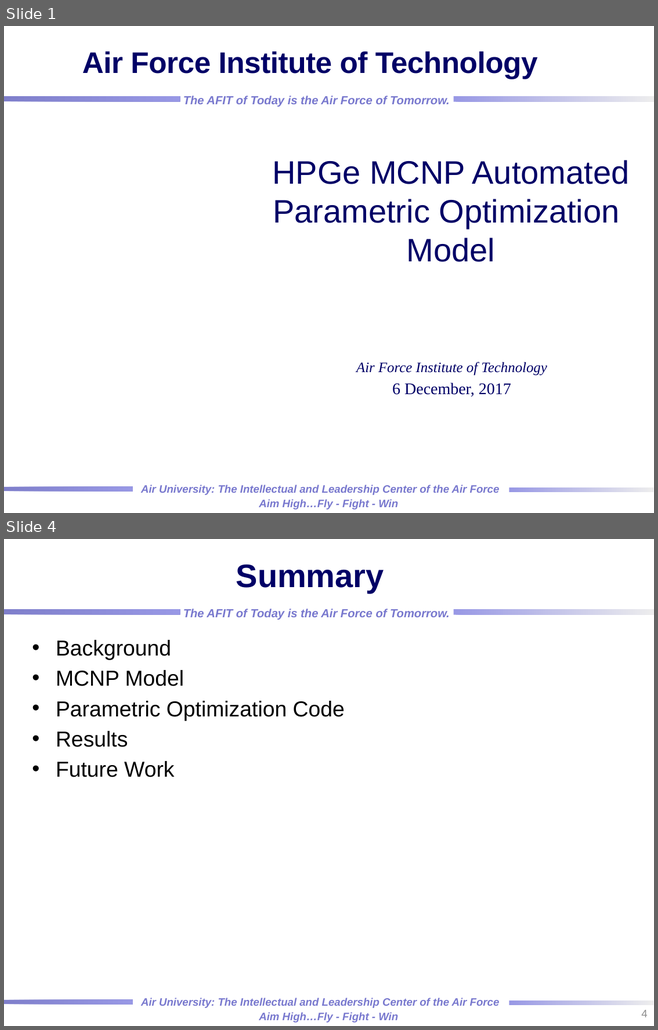
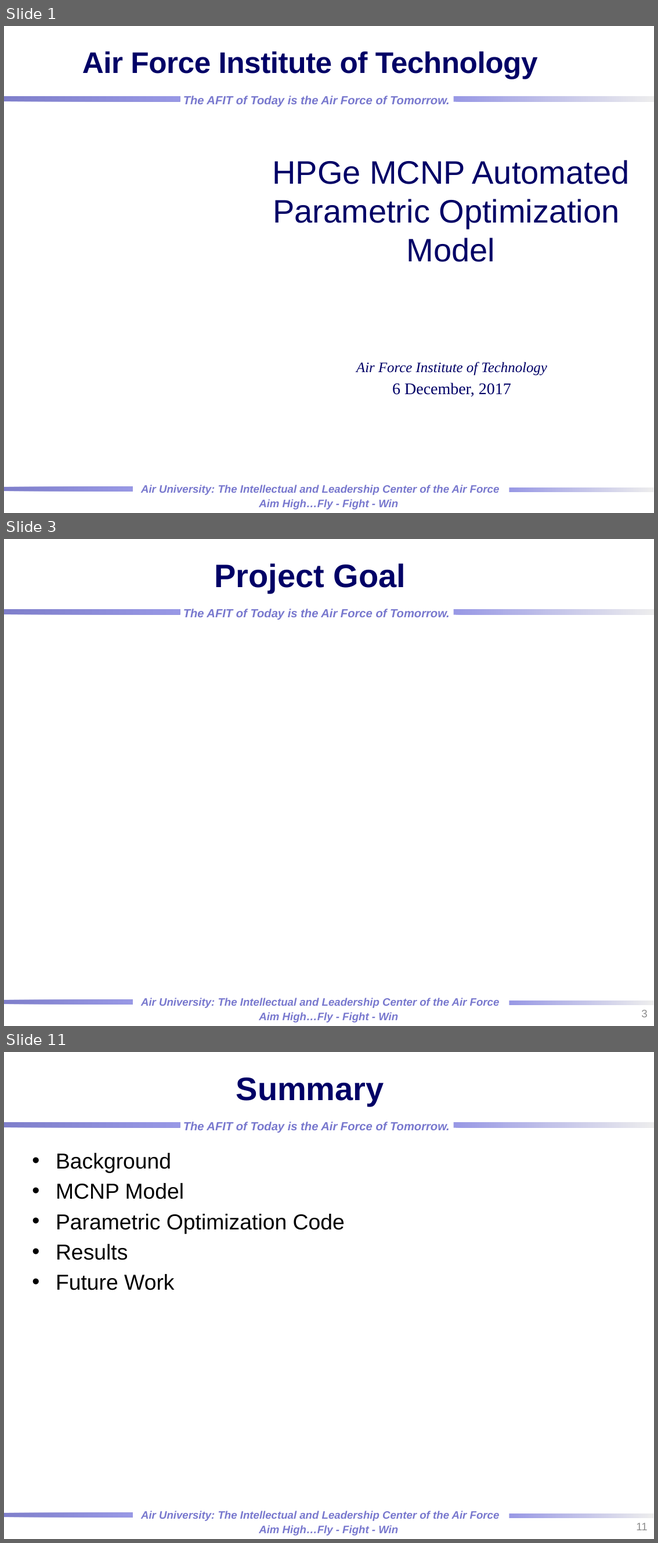
Before and after one commit to rtorzilli/GeDetector-Project, a slide deck: Report/HPGe_Automation Optimization_MCNP_Model.pptx. Shown one above the other, each under a label of ours: slides 1 and 4 before the commit, slides 1, 3 and 11 after it; the slides between them are not shown. The pictures are 658x1030 and 658x1543 pixels, drawn with LibreOffice and Linux fonts; fonts in the diff are those of the drawing; grey boxes stand for pictures; background and template pictures are left out. Boxes give left, top, right and bottom in pixels: in the first picture for what was removed or moved away, otherwise in the second. Text is boxed around its words. In the diff, an @@ line names an element or a change of style, - is before the commit and + after.

```diff
--- a/Report/HPGe_Automation Optimization_MCNP_Model.pptx
+++ b/Report/HPGe_Automation Optimization_MCNP_Model.pptx
@@ slide 3 added at bbox=[4, 539, 654, 1026], background picture (left out); not listed: 7 template elements that a slide beside it also shows @@
@@ title added at bbox=[214, 563, 405, 592], 36 pt, text #000066, bold @@
+Project Goal
@@ page number added at bbox=[641, 1010, 647, 1017], 12 pt, text #8C8C8C @@
+3
@@ what was slide 4 is now slide 11 @@
@@ page number at bbox=[636, 1523, 647, 1530]: text changed @@
-4
+11
```
Also in this commit, not shown: 2 slides changed, 9 other slides added, 6 other files.
